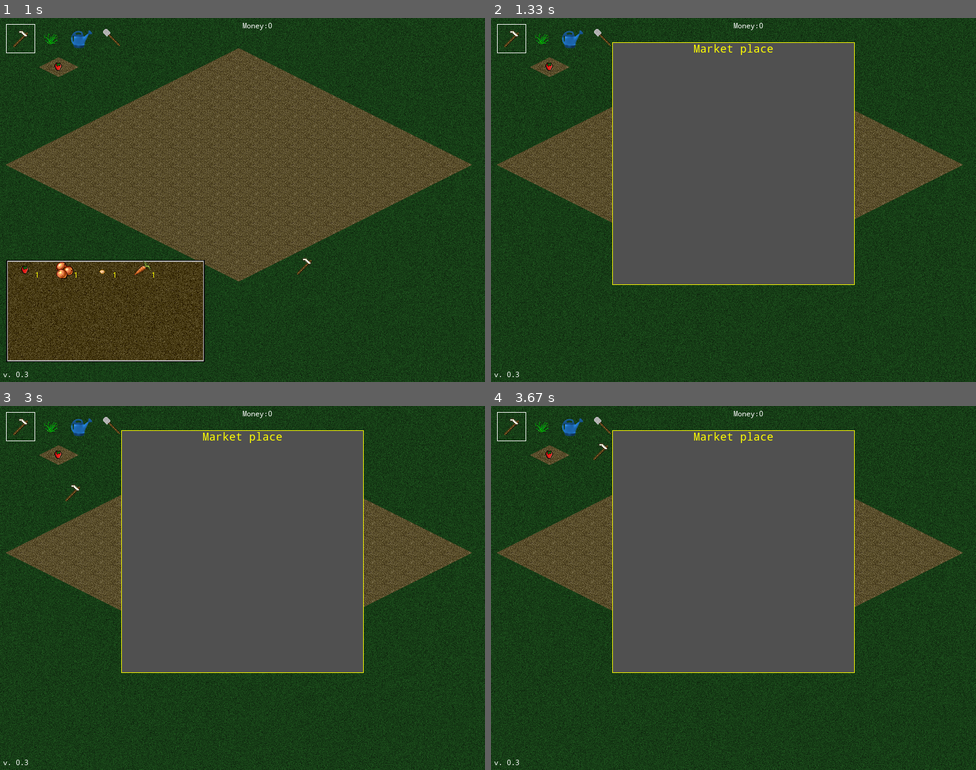
Above: before the commit, frames 1-4 (two rows, left to right).
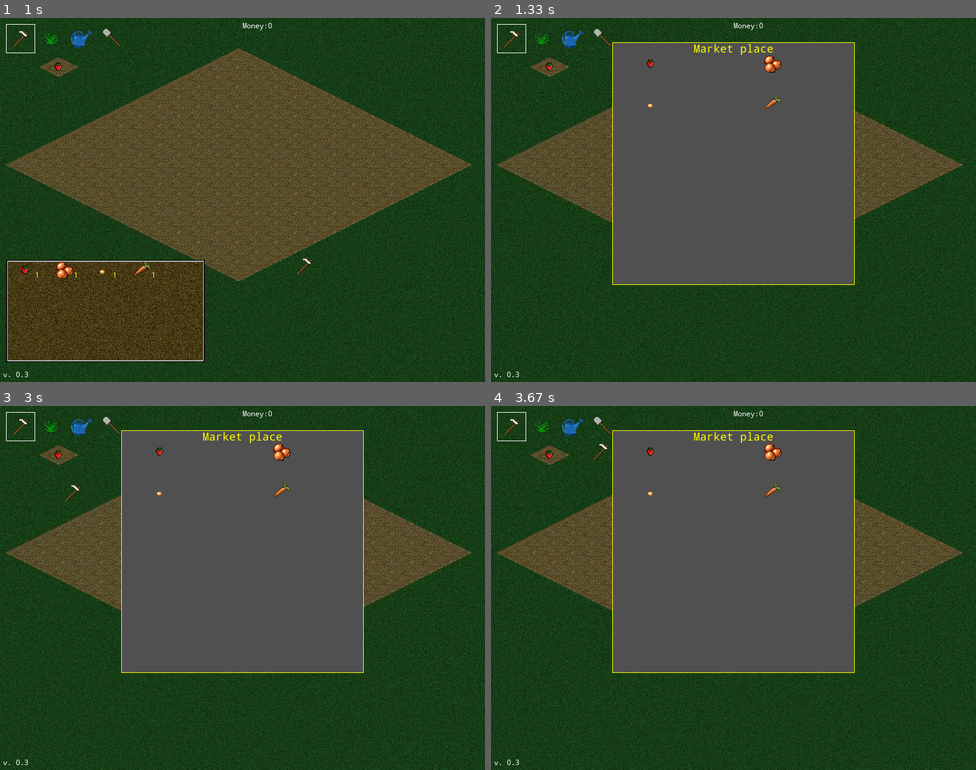
Above: after the commit, the same moments.

Repository: orneo1212/PythonFarmGame
Game: pygame game, started from pyFarmGame.py
Same seed, same stepped clock (60 frames per second), same inputs: the game is played once before the commit and once after it. The source is Python 2; it was converted automatically to run under Python 3.
Inputs (mouse positions are in pixels of both pictures, inside the frame that each line leads up to):
- Up to frame 1 (1 s): click (242, 200) at 0.38 s; click (291, 280) at 0.72 s
- Up to frame 2 (1.33 s): tap S at 1 s
- Up to frame 3 (3 s): move the mouse to (421, 715) at 1.37 s; click (67, 577) at 1.88 s; click (227, 526) at 2.22 s; click (368, 555) at 2.55 s; click (58, 507) at 2.88 s
- Up to frame 4 (3.67 s): click (835, 522) at 3.22 s; click (588, 464) at 3.55 s

Frame 1 is identical in both runs. In frame 2, 0.2% of the frame differs, in the area x 32-60%, y 10-26%; in frame 3, 0.2%; in frame 4, 0.2%.

Commit message:
Market window updated.

Diff:
--- a/farmlib/__init__.py
+++ b/farmlib/__init__.py
@@ -7,3 +7,8 @@
 #GUI
 import window
 import widget
+
+import widgetimage
+import widgetlabel
+
+import marketwindow
--- /dev/null
+++ b/farmlib/marketwindow.py
@@ -0,0 +1,37 @@
+'''
+Created on 24-05-2012
+
+@author: orneo1212
+'''
+from window import Window
+from widgetlabel import Label
+from widgetimage import Image
+from seed import seeds
+
+class MarketWindow(Window):
+    def __init__(self, size, imgloader):
+        self.imgloader = imgloader
+        Window.__init__(self, size)
+        titlelabel = Label(
+                           "Market place",
+                           (200, 0),
+                            size = 18,
+                            color = (255, 255, 0),
+                            align = "center")
+        self.addwidget(titlelabel)
+
+        #Add images for seeds in market
+        posx, posy = [0, 0]
+        offset = [32, 20]
+        for seeddef in seeds:
+            img = imgloader['seed' + str(seeddef['id'])]
+            px = self.width / 2 * posx + offset[0]
+            py = self.height / 6 * posy + offset[1]
+            image = Image(img, (px, py))
+            self.addwidget(image)
+            posx += 1
+            if posx > 1:
+                posx = 0
+                posy += 1
+        #hide market at load
+        self.hide()
--- /dev/null
+++ b/farmlib/widgetimage.py
@@ -0,0 +1,17 @@
+from widget import Widget
+
+class Image(Widget):
+    def __init__(self, image, position):
+        self.image = image
+        self.position = position
+
+        #set width and height
+        self.width = self.image.get_size()[0]
+        self.height = self.image.get_size()[1]
+        Widget.__init__(self, (self.width, self.height))
+
+    def setimage(self, newimage):
+        self.image = newimage
+
+    def redraw(self, surface):
+        surface.blit(self.image, self.position)
--- a/pyFarmGame.py
+++ b/pyFarmGame.py
@@ -10,6 +10,7 @@
 from farmlib.widgetlabel import Label
 from farmlib.renderfunctions import *
 
+from farmlib.marketwindow import MarketWindow
 pygame.init()
 
 #SETTINGS
@@ -51,14 +52,10 @@
 
         self.player = Player()
         self.inventory = PygameInventory(self.images)
-        self.sellwindow = Window((400, 400))
-        self.sellwindow.hide()
-        self.sellwindow.addwidget(Label("Market place",
-                                        (200, 0),
-                                        size = 18,
-                                        color = (255, 255, 0),
-                                        align = "center")
-                                        )
+
+        #create marketwindow
+        self.sellwindow = MarketWindow((400, 400), self.images)
+
         self.moneylabel = Label("", (0, 0), align = "center")
         self.versionlabel = Label("v. " + __VERSION__, (5, 580))
         pygame.display.set_caption("PyFarmGame")
